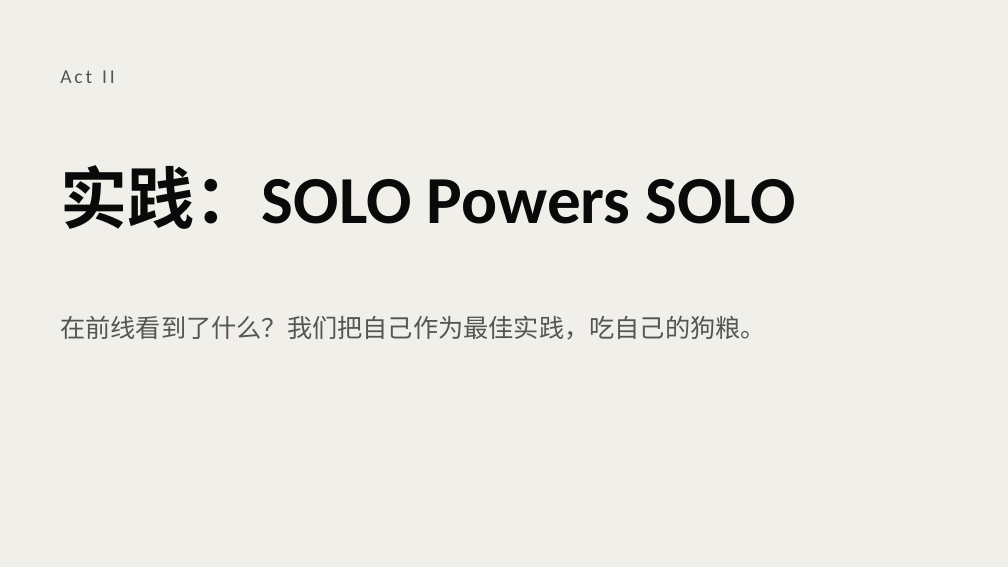
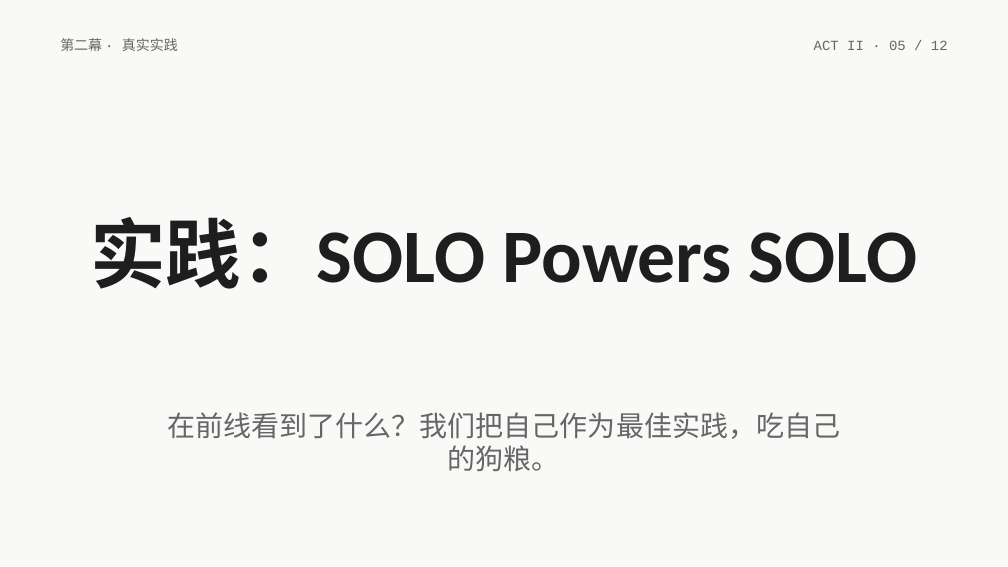
Before and after one commit to atian25/ppt-test, a slide deck: slide 5 of SOLO-0408-直播/ppt/SOLO_0418_直播.pptx. Drawn at 1008x567 pixels with LibreOffice and Linux fonts; fonts in the diff are those of the drawing. Boxes give left, top, right and bottom in pixels: in the first picture for what was removed or moved away, otherwise in the second. Text is boxed around its words. In the diff, an @@ line names an element or a change of style, - is before the commit and + after.

```diff
--- a/SOLO-0408-直播/ppt/SOLO_0418_直播.pptx
+++ b/SOLO-0408-直播/ppt/SOLO_0418_直播.pptx
@@ background #F1EFEA to #F9F9F7 @@
@@ text added at box(60, 38, 178, 51), 10 pt, text #666666 @@
+第二幕 · 真实实践
@@ text at box(814, 40, 948, 50): text changed; size 14 to 10 pt; font Calibri to Courier New; text colour #555555 to #666666 @@
-Act II
+ACT II · 05 / 12
@@ text "实践：SOLO Powers SOLO": place and size @@
-text "实践：SOLO Powers SOLO" at box(60, 165, 796, 229)
+text "实践：SOLO Powers SOLO" at box(90, 217, 918, 289)
@@ text "实践：SOLO Powers SOLO" at box(90, 217, 918, 289): size 48 to 54 pt, text colour #0A0A0B to #1E1E1E; alignment left to centre; vertical alignment middle to top @@
@@ text "在前线看到了什么？我们把自己作为最佳实践，吃自己的狗粮。": place and size @@
-text "在前线看到了什么？我们把自己作为最佳实践，吃自己的狗粮。" at box(60, 316, 766, 340)
+text "在前线看到了什么？我们把自己作为最佳实践，吃自己的狗粮。" at box(167, 412, 840, 471)
@@ text "在前线看到了什么？我们把自己作为最佳实践，吃自己的狗粮。" at box(167, 412, 840, 471): size 18 to 20 pt, text colour #555555 to #666666; alignment left to centre; vertical alignment middle to top @@
```
Also in this commit, not shown: 11 other slides changed, 1 other file.
